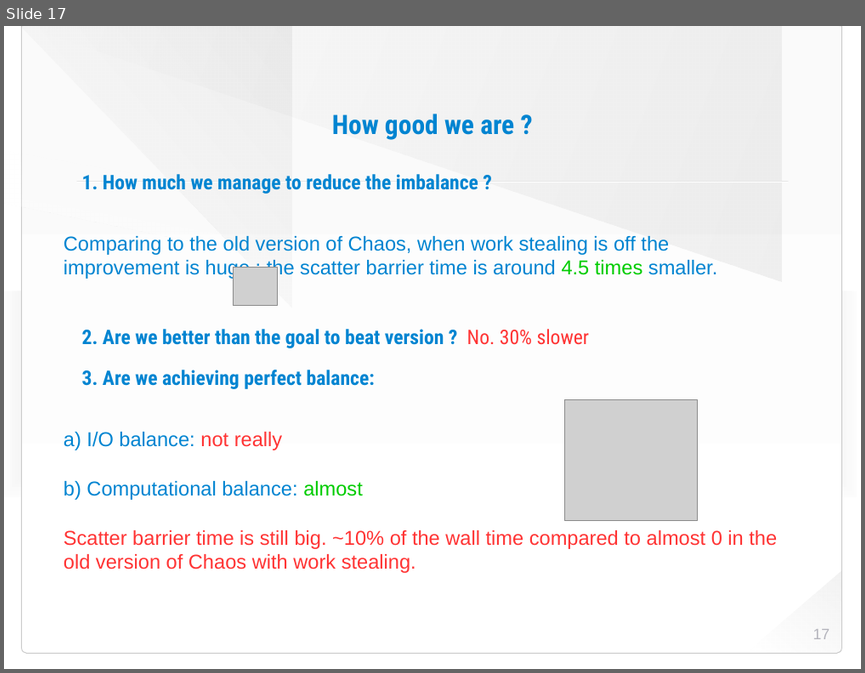
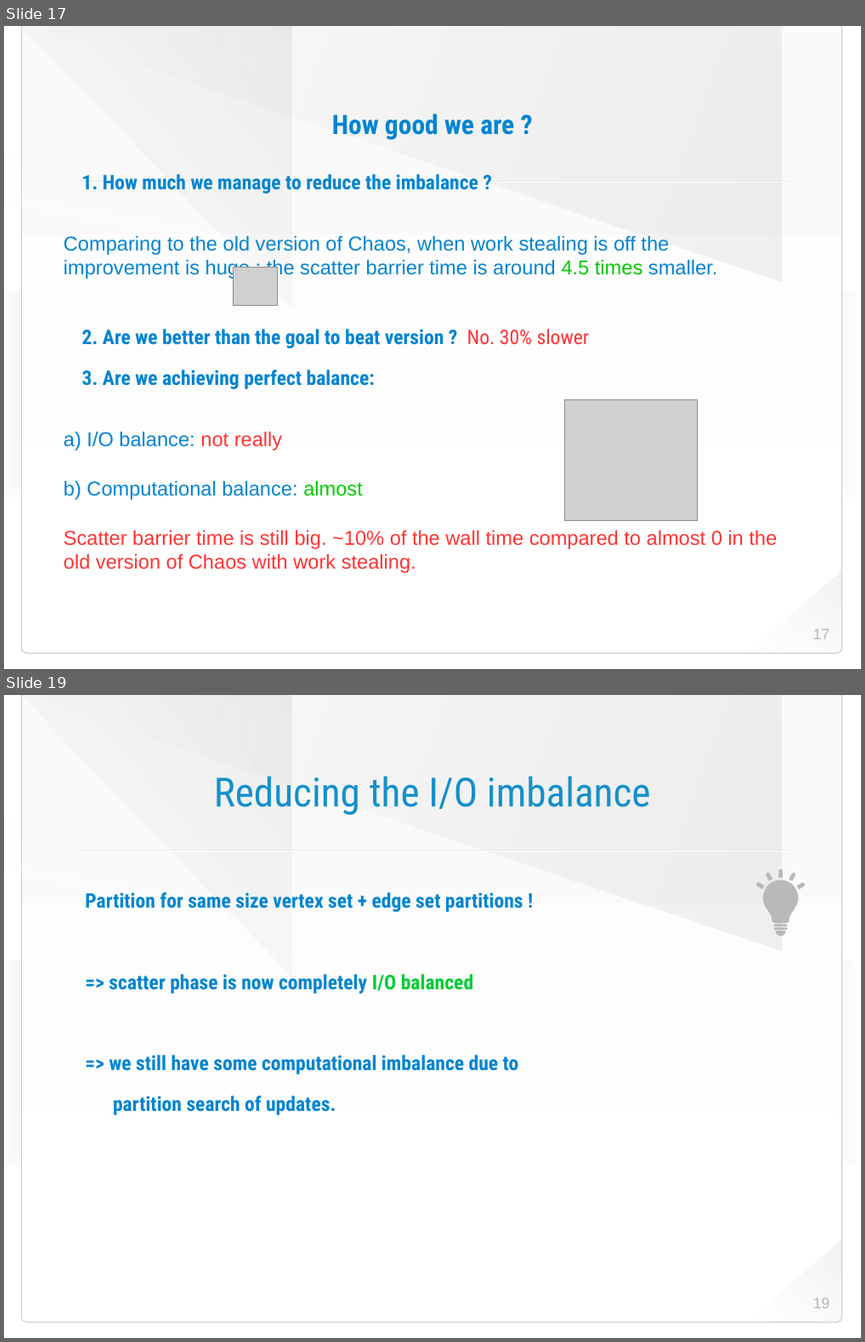
Before and after one commit to HaprianVlad/chaos, a slide deck: presentation.odp. Shown one above the other, each under a label of ours: slide 17 before the commit, slides 17 and 19 after it; the slides between them are not shown. The pictures are 865x673 and 865x1342 pixels, drawn with LibreOffice and Linux fonts; fonts in the diff are those of the drawing; grey boxes stand for pictures; background and template pictures are left out. Boxes give left, top, right and bottom in pixels: in the first picture for what was removed or moved away, otherwise in the second. Text is boxed around its words. In the diff, an @@ line names an element or a change of style, - is before the commit and + after.

```diff
--- a/presentation.odp
+++ b/presentation.odp
@@ slide 19 added at <box>4,695,861,1338</box>, background picture (left out); not listed: 8 template elements that a slide beside it also shows @@
@@ title added at <box>214,776,650,815</box>, 48 pt, text #1490CB @@
+Reducing the I/O imbalance
@@ freeform shape added at <box>756,869,806,936</box>, fill #B9B9B9 @@
@@ text added at <box>85,892,523,1115</box>, 24 pt, text #0084D1, bold @@
+Partition for same size vertex set + edge set partitions !
+=> scatter phase is now completely I/O balanced
+=> we still have some computational imbalance due to
+partition search of updates.
@@ page number added at <box>813,1298,830,1308</box>, 18 pt, text #B3B3BB @@
+19
```
Also in this commit, not shown: 1 slide changed, 1 slide removed, 15 other files.
